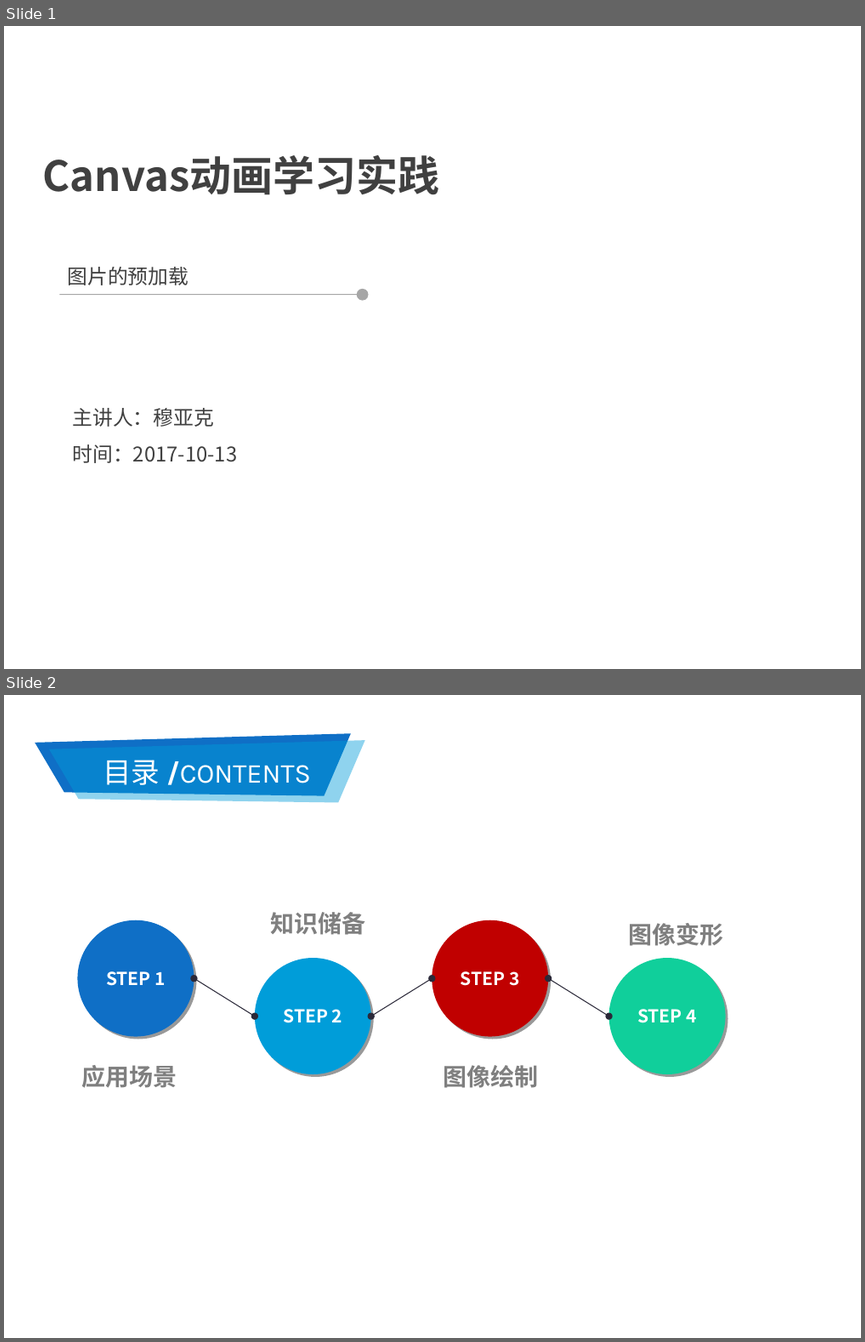
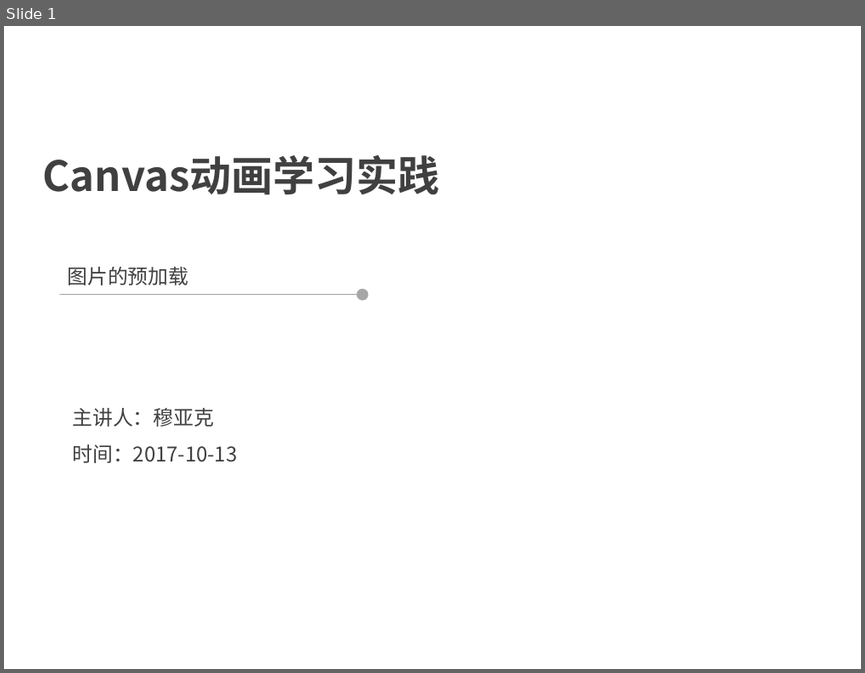
Before and after one commit to muyake/muyake.github.io, a slide deck: js/preload/穆亚克.ppt. Shown one above the other, each under a label of ours: slides 1 and 2 before the commit, slide 1 after it. The pictures are 865x1342 and 865x673 pixels, drawn with LibreOffice and Linux fonts; fonts in the diff are those of the drawing; background and template pictures are left out. Boxes give left, top, right and bottom in pixels: in the first picture for what was removed or moved away, otherwise in the second. Text is boxed around its words. In the diff, an @@ line names an element or a change of style, - is before the commit and + after.

```diff
--- a/js/preload/穆亚克.ppt
+++ b/js/preload/穆亚克.ppt
@@ slide 2 removed at box(4, 695, 861, 1338), background picture (left out) @@
@@ freeform shape removed at box(35, 733, 351, 796) @@
@@ freeform shape removed at box(49, 740, 365, 803) @@
-目录 /CONTENTS
@@ ellipse removed at box(78, 920, 194, 1037) @@
-STEP 1
@@ text removed at box(270, 912, 365, 935) @@
-知识储备
@@ ellipse removed at box(432, 920, 548, 1037) @@
-STEP 3
@@ text removed at box(628, 923, 723, 946) @@
-图像变形
@@ ellipse removed at box(255, 958, 371, 1075) @@
-STEP 2
@@ ellipse removed at box(609, 958, 726, 1075) @@
-STEP 4
@@ double arrow removed from (194, 979) to (255, 1016) @@
@@ double arrow removed from (370, 1016) to (432, 979) @@
@@ double arrow removed from (548, 979) to (609, 1016) @@
@@ text removed at box(81, 1065, 177, 1088) @@
-应用场景
@@ text removed at box(443, 1065, 539, 1088) @@
-图像绘制
```
Also in this commit, not shown: 7 slides added, 4 other slides removed, 2 other files.
